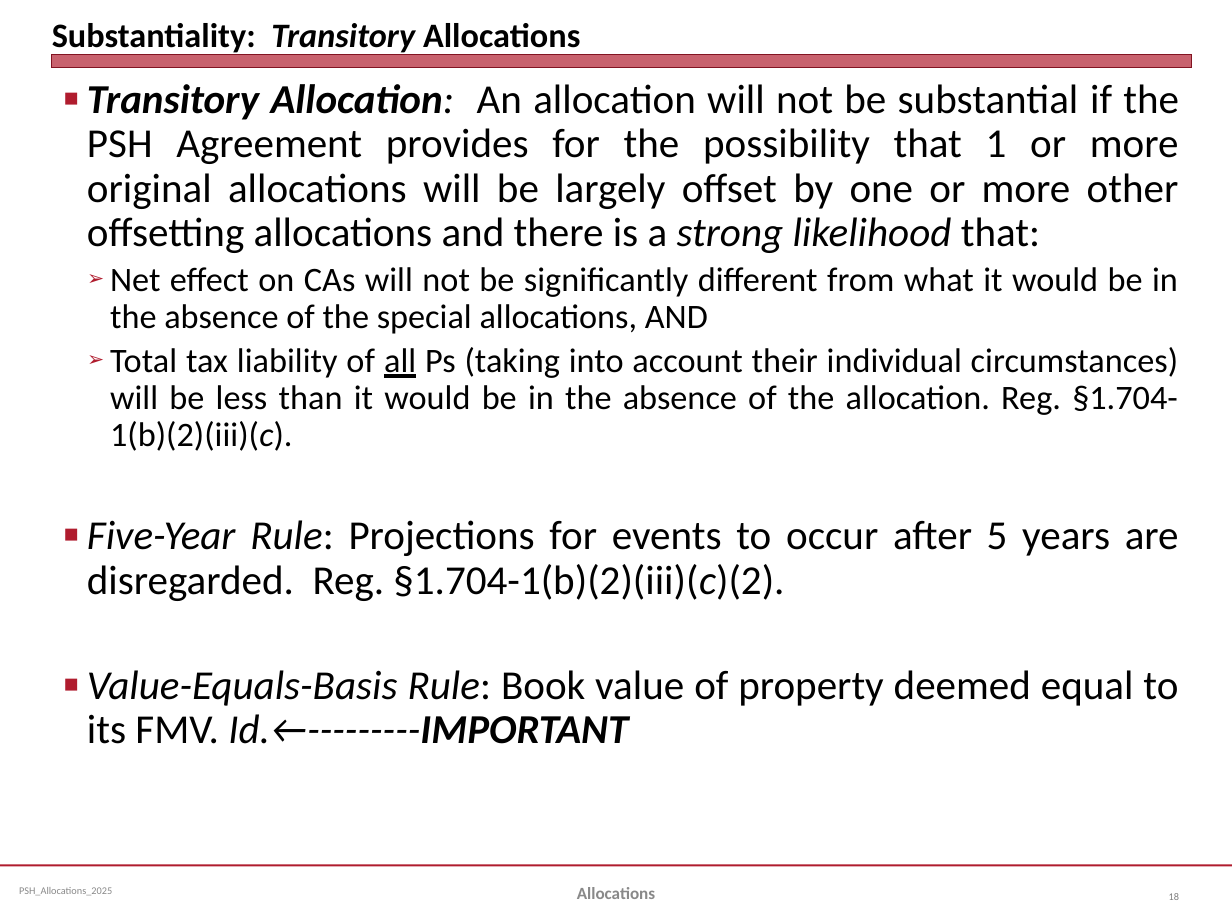
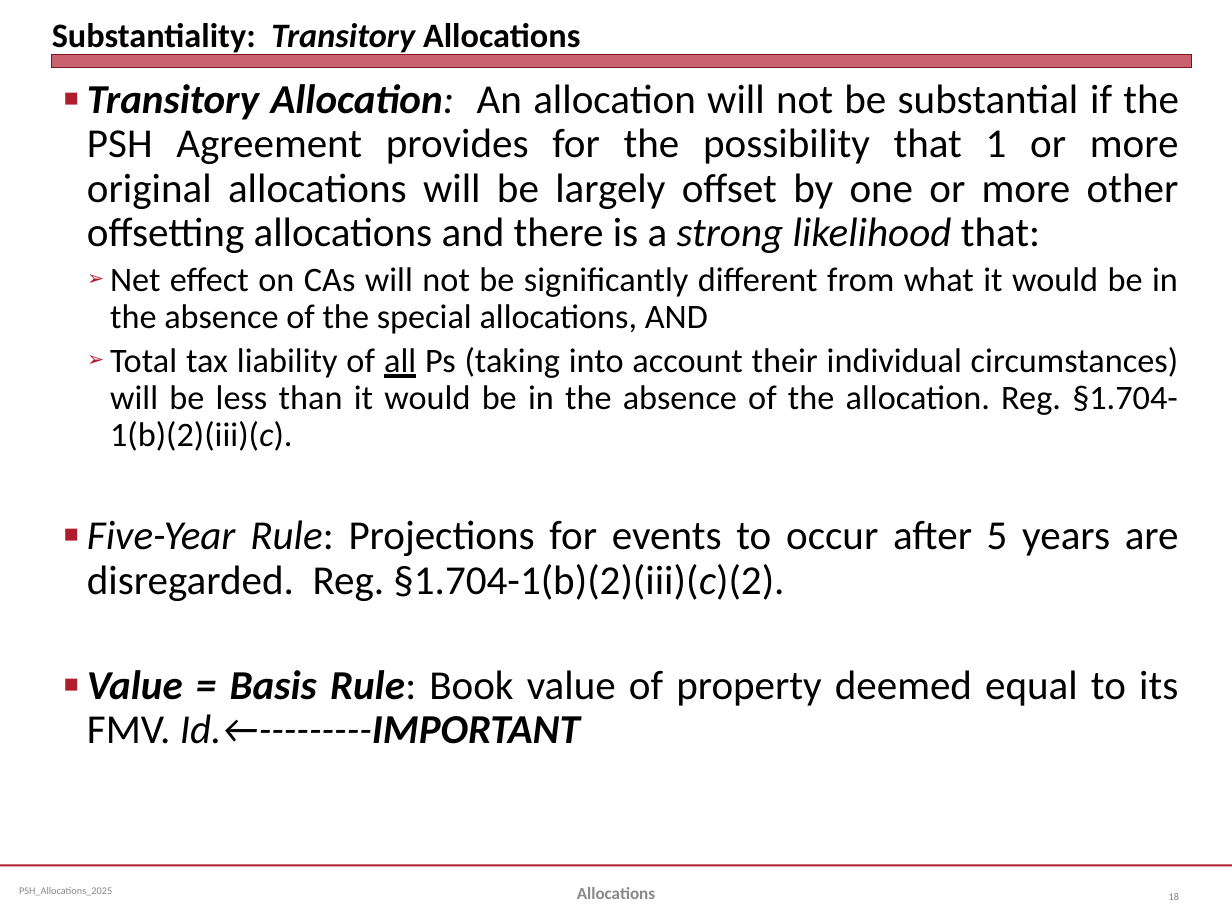
Before and after one commit to jmc877/Partnership-Tax, a slide deck: slide 18 of slides/PSH_Allocations_2025.pptx. Drawn at 1232x924 pixels with LibreOffice and Linux fonts; fonts in the diff are those of the drawing. Boxes give left, top, right and bottom in pixels: in the first picture for what was removed or moved away, otherwise in the second. Text is boxed around its words. In the diff, an @@ line names an element or a change of style, - is before the commit and + after.

```diff
--- a/slides/PSH_Allocations_2025.pptx
+++ b/slides/PSH_Allocations_2025.pptx
@@ text at [87,670,1178,744]: text changed; italic off @@
-■ Value-Equals-Basis Rule: Book value of property deemed equal to its FMV. Id.←---------IMPORTANT
+■ Value = Basis Rule: Book value of property deemed equal to its FMV. Id.←---------IMPORTANT
```
Also in this commit, not shown: 8 other slides changed.
